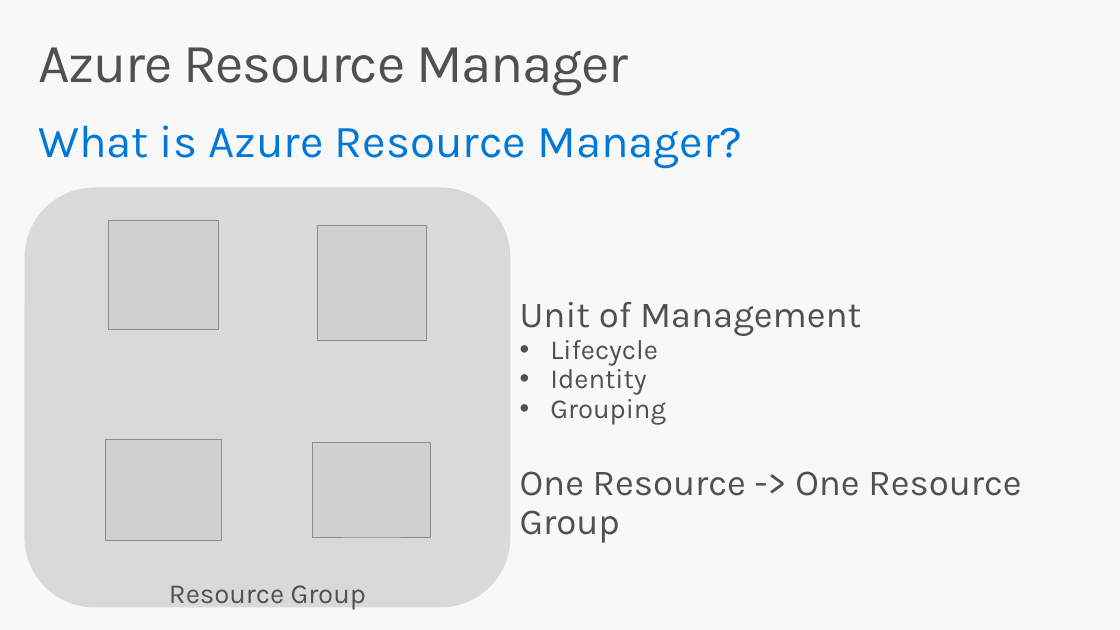
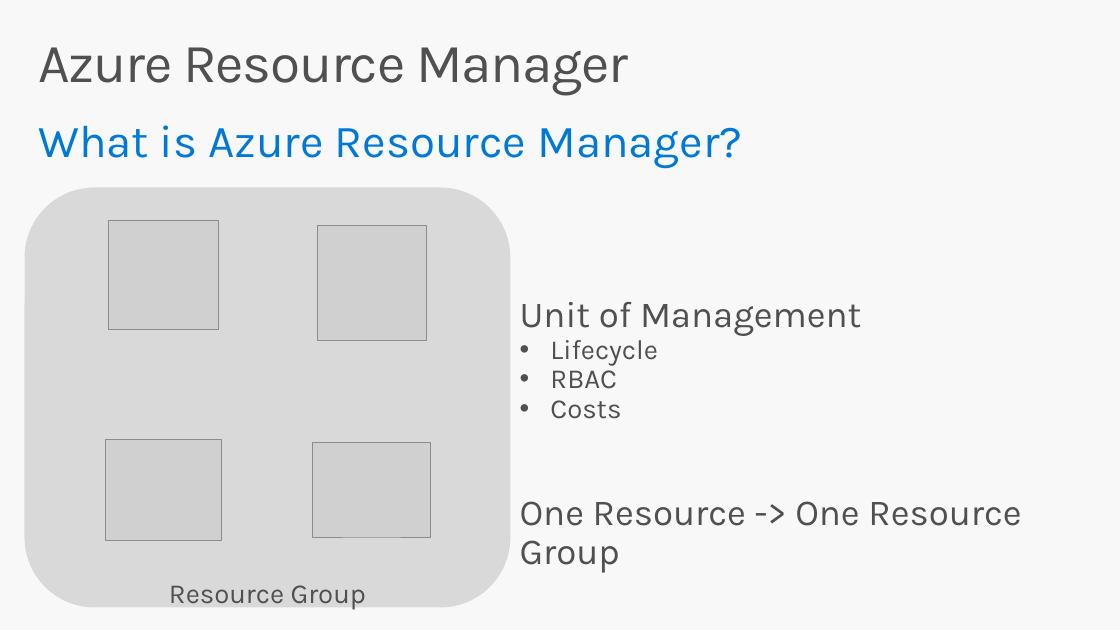
Before and after one commit to mcollier/StirTrek2016, a slide deck: slide 8 of Work on Your ARM Strength.pptx. Drawn at 1120x630 pixels with LibreOffice and Linux fonts; fonts in the diff are those of the drawing; grey boxes stand for pictures. Boxes give left, top, right and bottom in pixels: in the first picture for what was removed or moved away, otherwise in the second. Text is boxed around its words. In the diff, an @@ line names an element or a change of style, - is before the commit and + after.

```diff
--- a/Work on Your ARM Strength.pptx
+++ b/Work on Your ARM Strength.pptx
@@ text at box(550, 363, 621, 419): text changed @@
-• Identity
-• Grouping
+• RBAC
+• Costs
```
Also in this commit, not shown: 2 other slides changed, 4 slides added, 1 slide removed, 1 other file.
